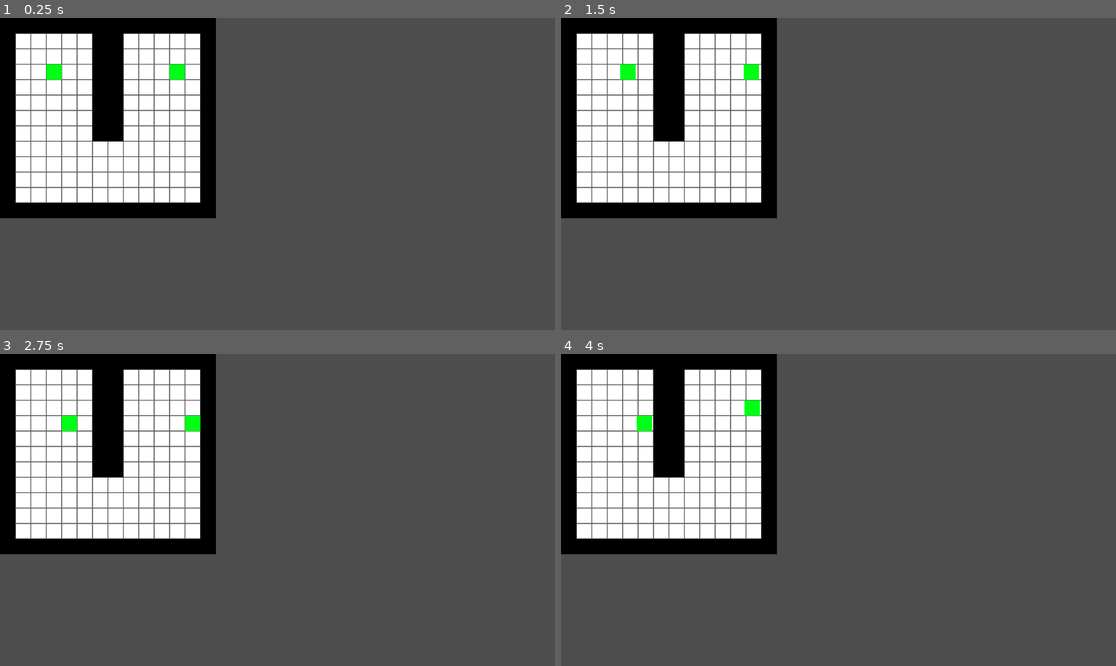
Above: before the commit, frames 1-4 (two rows, left to right).
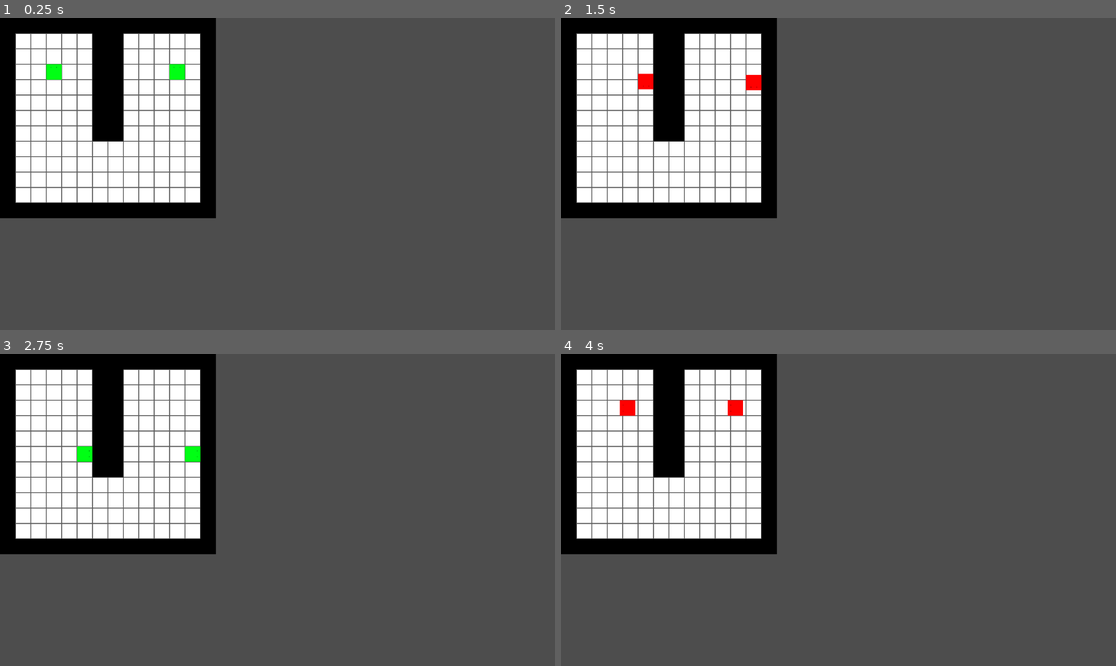
Above: after the commit, the same moments.

Repository: Epitocards/quantum-jam
Game: Godot game, scene res://scenes/test_level.tscn
Same seed, same stepped clock (60 frames per second), same inputs: the game is played once before the commit and once after it.
Inputs:
- Up to frame 1 (0.25 s): no input
- Up to frame 2 (1.5 s): tap Enter at 0.5 s; hold D (right) 0.53-1.28 s; hold S (down) from 1.28 s (still down)
- Up to frame 3 (2.75 s): release S (down) at 2.03 s; hold D (right) from 2.03 s (still down)
- Up to frame 4 (4 s): release D (right) at 2.78 s; hold W (up) 2.78-3.53 s; hold A (left) from 3.53 s (still down)

The runs differ from the first frame. In frame 1, less than 0.1% of the frame differs, in the area x 9-33%, y 15-17%; in frame 2, 0.5%; in frame 3, 0.6%; in frame 4, 0.6%, in the area x 10-36%, y 14-25%.

Commit message:
feat: sprite rotation

Diff:
--- a/scenes/player.tscn
+++ b/scenes/player.tscn
@@ -16,20 +16,26 @@
 "frames": [{
 "duration": 1.0,
 "texture": SubResource("AtlasTexture_g2els")
+}],
+"loop": true,
+"name": &"idle",
+"speed": 5.0
 }, {
+"frames": [{
 "duration": 1.0,
 "texture": SubResource("AtlasTexture_qhqgy")
-}, {
-"duration": 1.0,
-"texture": ExtResource("1_3vyb7")
 }],
 "loop": true,
-"name": &"default",
+"name": &"moving",
 "speed": 5.0
 }]
 
-[node name="Player" type="AnimatedSprite2D"]
-sprite_frames = SubResource("SpriteFrames_dqkch")
+[node name="Player" type="Node2D"]
 script = ExtResource("2_g2els")
 
 [node name="RayCast2D" type="RayCast2D" parent="."]
+
+[node name="AnimatedSprite2D" type="AnimatedSprite2D" parent="."]
+sprite_frames = SubResource("SpriteFrames_dqkch")
+animation = &"moving"
+autoplay = "idle"
--- a/scripts/player.gd
+++ b/scripts/player.gd
@@ -1,4 +1,4 @@
-extends AnimatedSprite2D
+extends Node2D
 class_name Player
 
 const TILESIZE = 32
@@ -17,17 +17,30 @@
 func _ready() -> void:
 	state = playerState.IDLE
 
+func _process(delta: float) -> void:
+	if state == playerState.MOVING:
+		$AnimatedSprite2D.play("moving")
+	else:
+		$AnimatedSprite2D.play("idle")
+
 func _physics_process(delta: float) -> void:
 	if state == playerState.IDLE and other and other.state == playerState.IDLE or state == playerState.CAN_MOVE:
 		var direction : Vector2
 		if Input.is_action_pressed("up"):
 			direction = Vector2.UP
+			$AnimatedSprite2D.rotation = deg_to_rad(0)
 		elif Input.is_action_pressed("down"):
 			direction = Vector2.DOWN
+			$AnimatedSprite2D.rotation = deg_to_rad(180)
 		elif Input.is_action_pressed("left"):
 			direction = Vector2.LEFT
+			$AnimatedSprite2D.rotation = deg_to_rad(-90)
 		elif Input.is_action_pressed("right"):
 			direction = Vector2.RIGHT
+			$AnimatedSprite2D.rotation = deg_to_rad(90)
+		else:
+			state = playerState.IDLE
+			return
 		target_position = self.global_position + direction * TILESIZE
 		$RayCast2D.target_position = direction * TILESIZE
 		$RayCast2D.force_raycast_update()
@@ -36,6 +49,6 @@
 			if other and other.state != playerState.MOVING:
 				other.state = playerState.CAN_MOVE
 	elif state == playerState.MOVING:
-		self.global_position = self.global_position.move_toward(target_position, 0.5)
+		self.global_position = self.global_position.move_toward(target_position, 2)
 		if self.global_position == target_position:
 			state = playerState.IDLE
Binary file changed: assets/test_player.png
